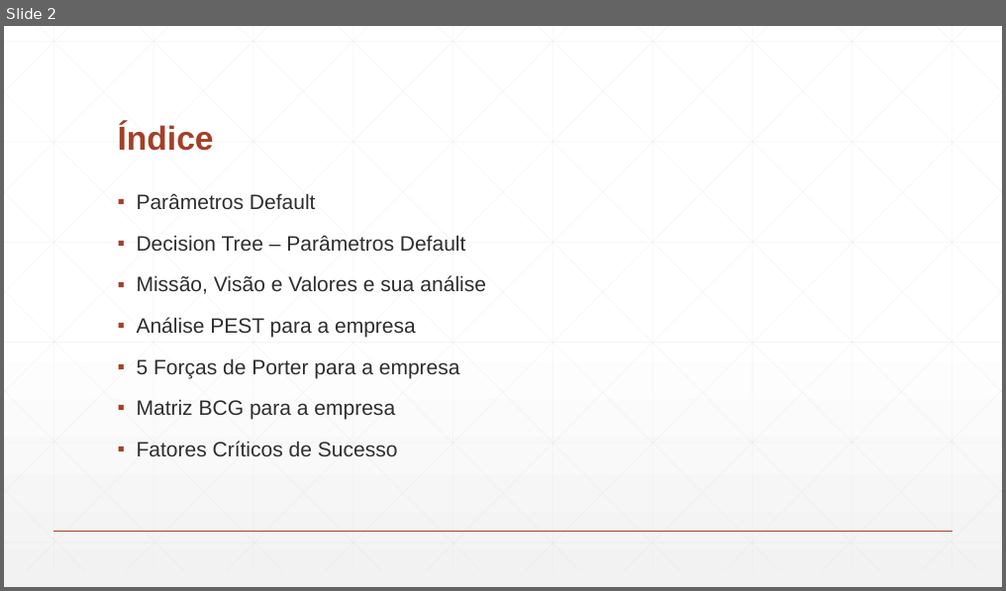
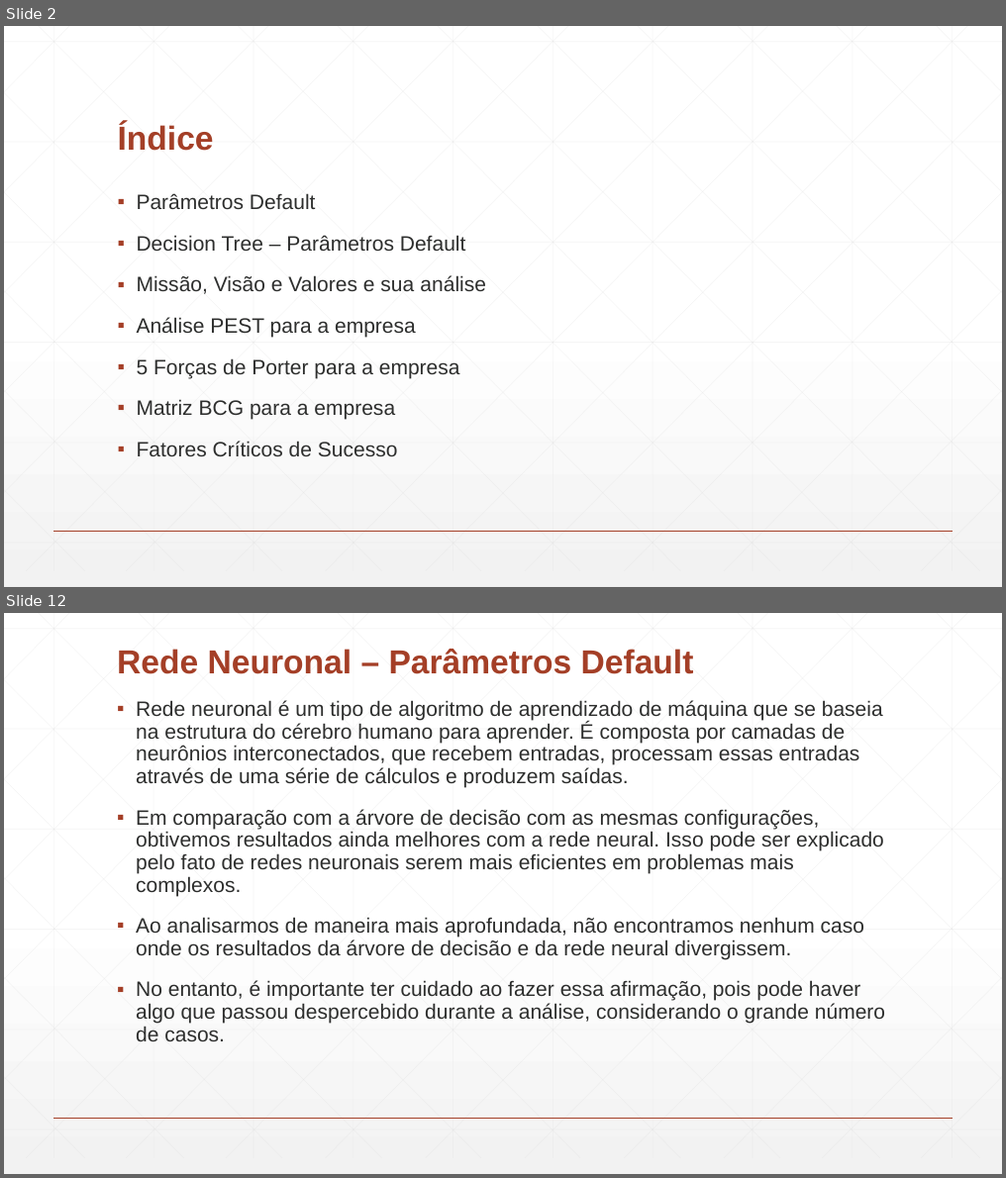
Before and after one commit to Paulitchos/SI_2_TP, a slide deck: Parte_2/DataMining.pptx. Shown one above the other, each under a label of ours: slide 2 before the commit, slides 2 and 12 after it; the slides between them are not shown. The pictures are 1006x591 and 1006x1178 pixels, drawn with LibreOffice and Linux fonts; fonts in the diff are those of the drawing. Boxes give left, top, right and bottom in pixels: in the first picture for what was removed or moved away, otherwise in the second. Text is boxed around its words. In the diff, an @@ line names an element or a change of style, - is before the commit and + after.

```diff
--- a/Parte_2/DataMining.pptx
+++ b/Parte_2/DataMining.pptx
@@ slide 12 added at [4,613,1002,1174], background gradient #FFFFFF to #F2F2F2; not listed: 47 template elements that a slide beside it also shows @@
@@ title added at [117,649,694,674], 32 pt, text #A43F27, bold @@
+Rede Neuronal – Parâmetros Default
@@ text added at [136,700,885,1042], 20 pt, text #2D2E2D @@
+▪ Rede neuronal é um tipo de algoritmo de aprendizado de máquina que se baseia na estrutura do cérebro humano para aprender. É composta por camadas de neurônios interconectados, que recebem entradas, processam essas entradas através de uma série de cálculos e produzem saídas.
+▪ Em comparação com a árvore de decisão com as mesmas configurações, obtivemos resultados ainda melhores com a rede neural. Isso pode ser explicado pelo fato de redes neuronais serem mais eficientes em problemas mais complexos.
+▪ Ao analisarmos de maneira mais aprofundada, não encontramos nenhum caso onde os resultados da árvore de decisão e da rede neural divergissem.
+▪ No entanto, é importante ter cuidado ao fazer essa afirmação, pois pode haver algo que passou despercebido durante a análise, considerando o grande número de casos.
```
Also in this commit, not shown: 8 slides changed, 5 other slides added, 3 other files.
